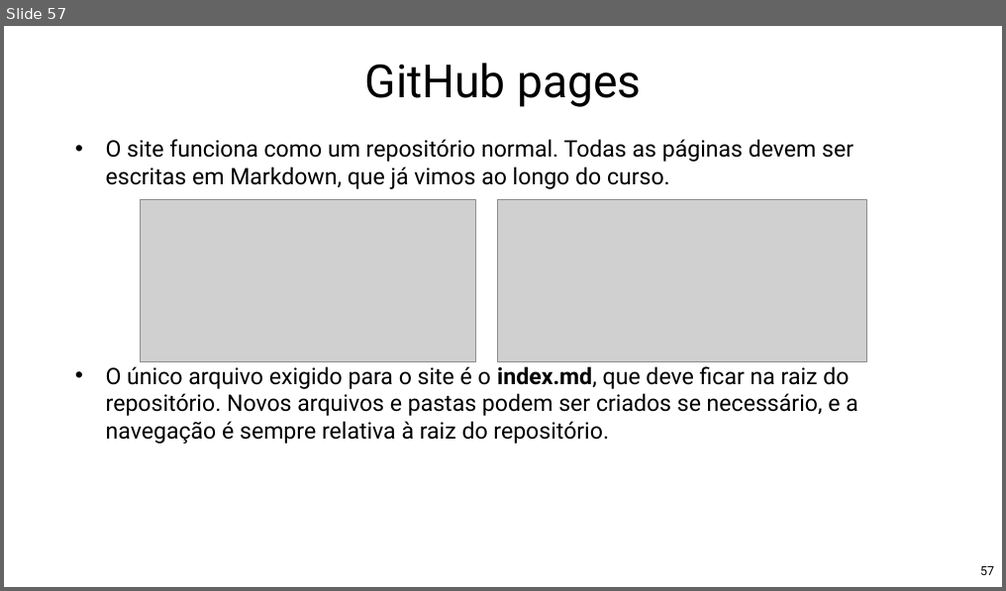
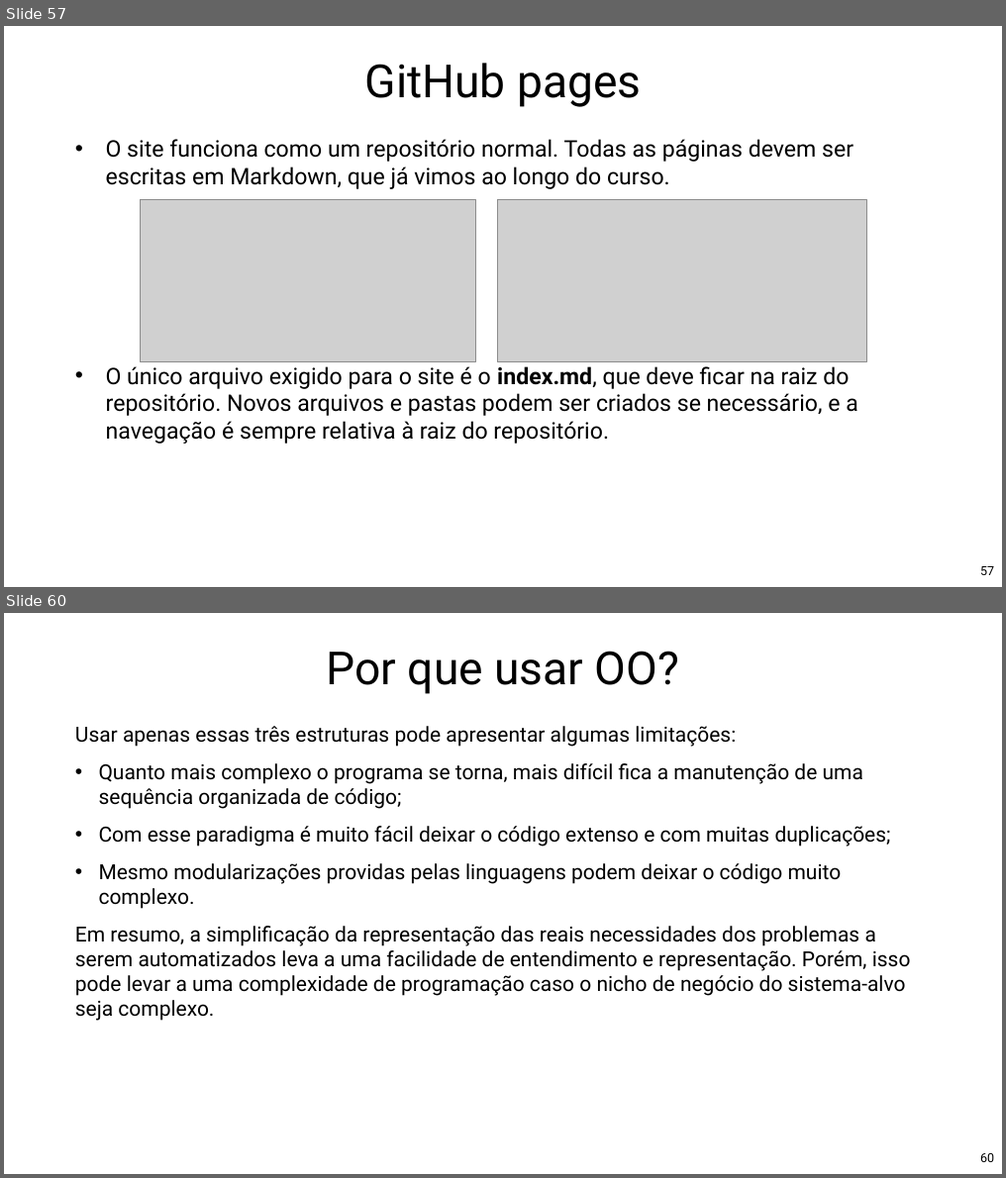
Before and after one commit to Pedrorocha13/2021.1-progoo, a slide deck: materiais/slides.pptx. Shown one above the other, each under a label of ours: slide 57 before the commit, slides 57 and 60 after it; the slides between them are not shown. The pictures are 1006x591 and 1006x1178 pixels, drawn with LibreOffice and Linux fonts; fonts in the diff are those of the drawing; grey boxes stand for pictures; background and template pictures are left out. Boxes give left, top, right and bottom in pixels: in the first picture for what was removed or moved away, otherwise in the second. Text is boxed around its words. In the diff, an @@ line names an element or a change of style, - is before the commit and + after.

```diff
--- a/materiais/slides.pptx
+++ b/materiais/slides.pptx
@@ slide 60 added at (x1=4, y1=613, x2=1002, y2=1174), background picture (left out) @@
@@ title added at (x1=327, y1=651, x2=679, y2=694), 88 pt, text #000000 @@
+Por que usar OO?
@@ text added at (x1=75, y1=726, x2=911, y2=1021), 40 pt, text #000000 @@
+Usar apenas essas três estruturas pode apresentar algumas limitações:
+• Quanto mais complexo o programa se torna, mais difícil fica a manutenção de uma sequência organizada de código;
+• Com esse paradigma é muito fácil deixar o código extenso e com muitas duplicações;
+• Mesmo modularizações providas pelas linguagens podem deixar o código muito complexo.
+Em resumo, a simplificação da representação das reais necessidades dos problemas a serem automatizados leva a uma facilidade de entendimento e representação. Porém, isso pode levar a uma complexidade de programação caso o nicho de negócio do sistema-alvo seja complexo.
@@ page number added at (x1=980, y1=1154, x2=994, y2=1162), 24 pt, text #000000 @@
+60
```
Also in this commit, not shown: 1 slide changed, 15 other slides added.
